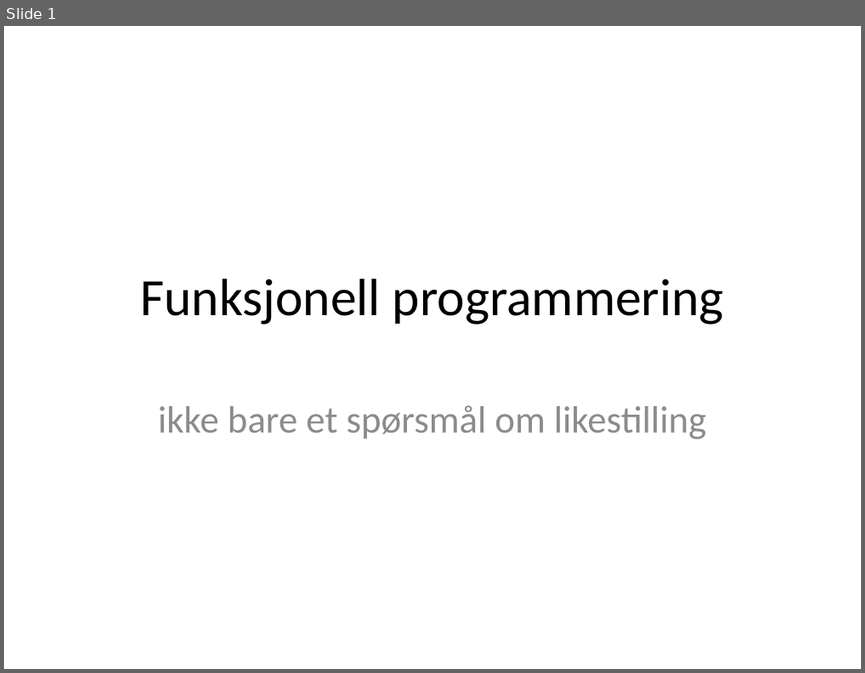
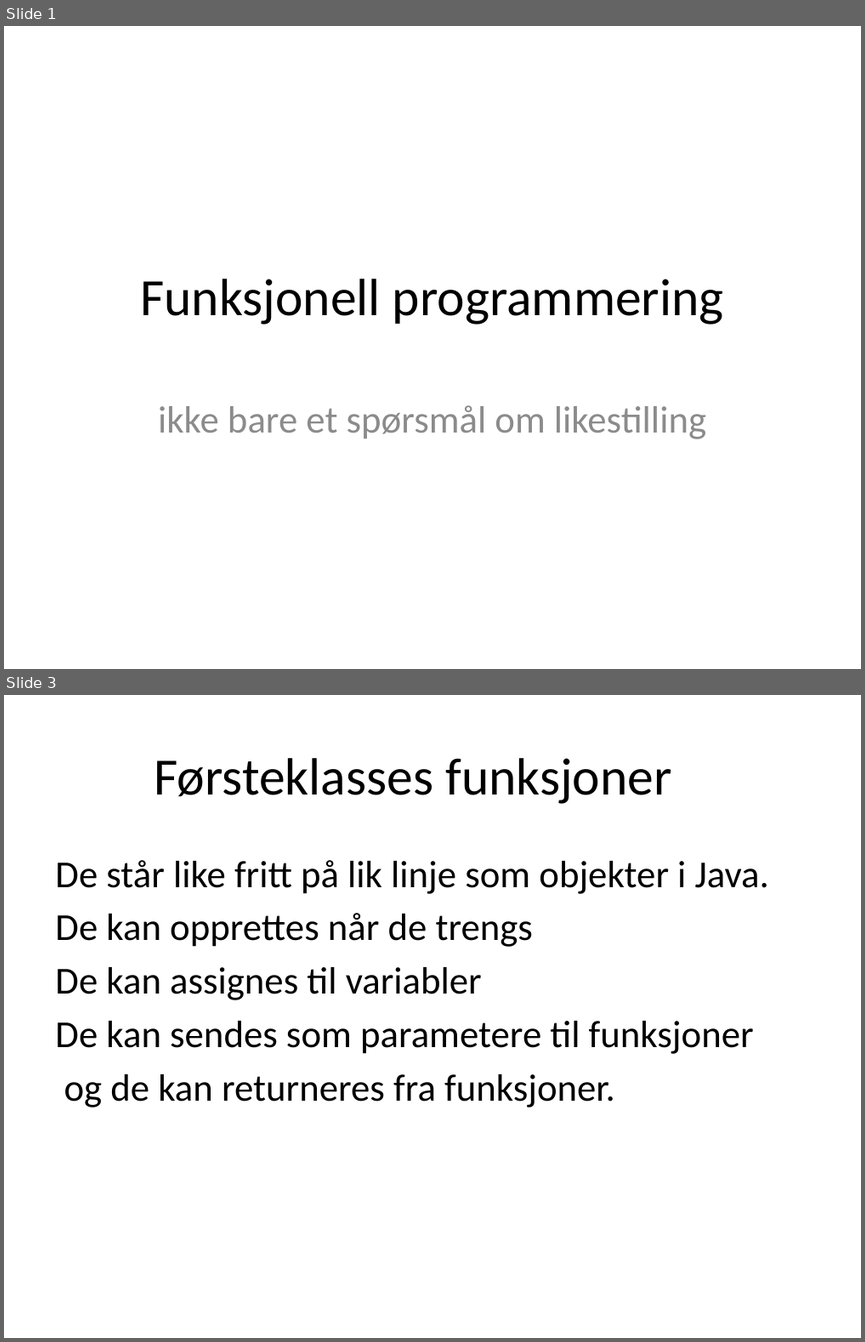
Before and after one commit to janeriksvendsen/functionalprogramming0, a slide deck: presentation/FunctionalProgramming0.pptx. Shown one above the other, each under a label of ours: slide 1 before the commit, slides 1 and 3 after it; the slides between them are not shown. The pictures are 865x673 and 865x1342 pixels, drawn with LibreOffice and Linux fonts; fonts in the diff are those of the drawing. Boxes give left, top, right and bottom in pixels: in the first picture for what was removed or moved away, otherwise in the second. Text is boxed around its words. In the diff, an @@ line names an element or a change of style, - is before the commit and + after.

```diff
--- a/presentation/FunctionalProgramming0.pptx
+++ b/presentation/FunctionalProgramming0.pptx
@@ slide 3 added at (x1=4, y1=695, x2=861, y2=1338), background #FFFFFF @@
@@ title added at (x1=154, y1=758, x2=672, y2=804), 44 pt, text #000000 @@
+Førsteklasses funksjoner
@@ text added at (x1=55, y1=860, x2=769, y2=1107), 32 pt, text #000000 @@
+De står like fritt på lik linje som objekter i Java.
+De kan opprettes når de trengs
+De kan assignes til variabler
+De kan sendes som parametere til funksjoner
+og de kan returneres fra funksjoner.
```
Also in this commit, not shown: 3 slides changed, 10 other slides added, 3 slides removed, 1 other file.
